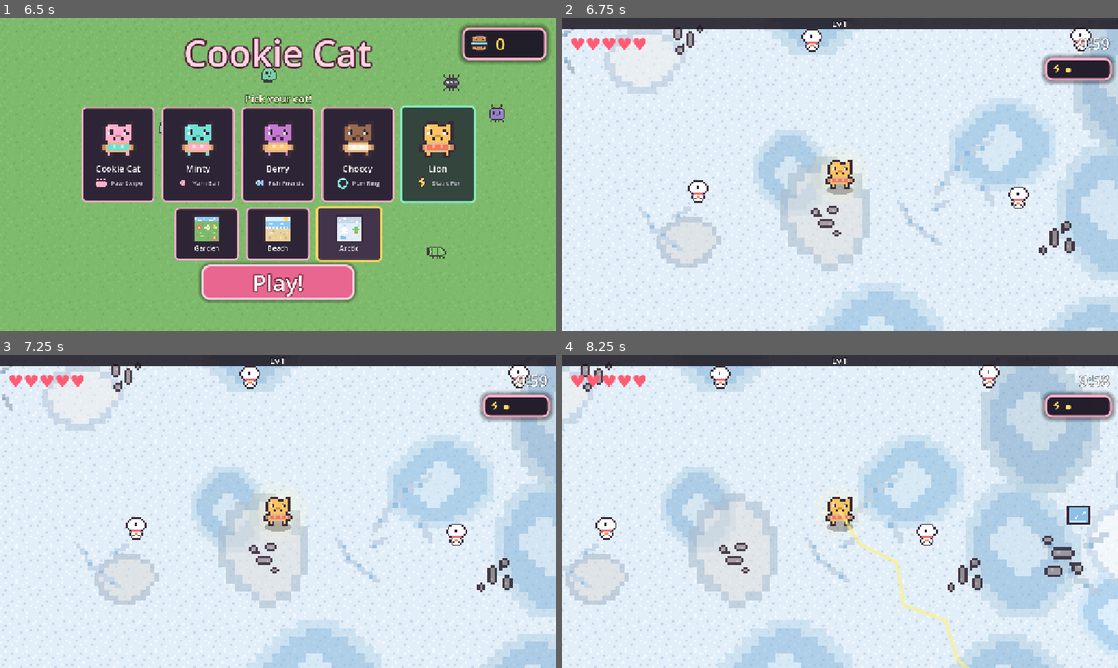
Above: before the commit, frames 1-4 (two rows, left to right).
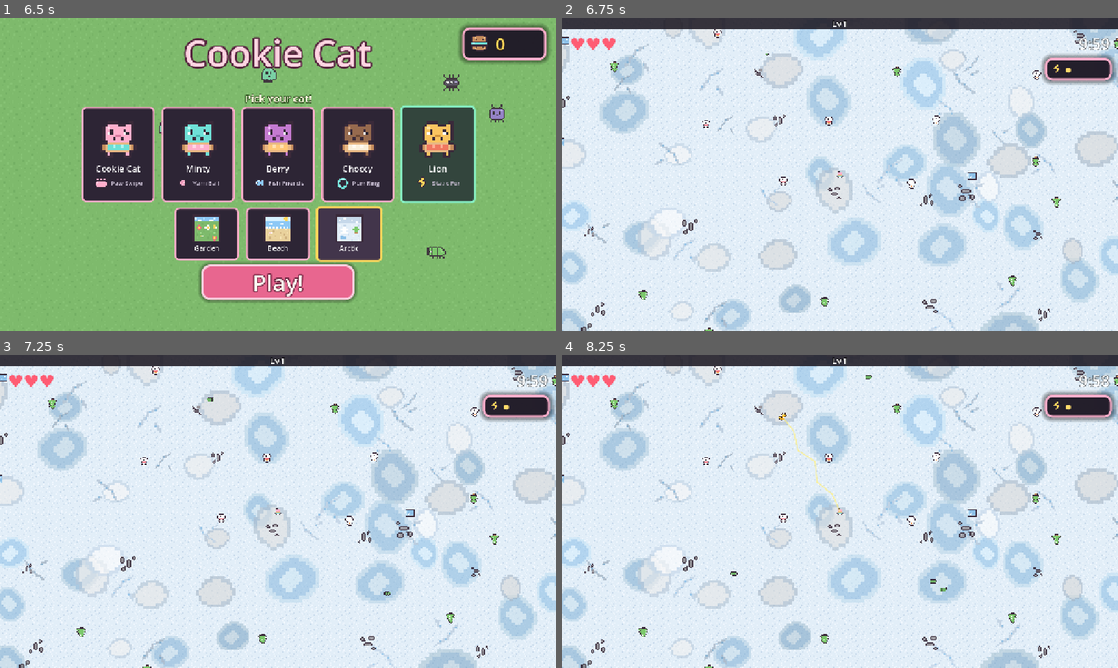
Above: after the commit, the same moments.

Repository: lukew-cogapp/cookie-cat
Game: Godot game, scene res://scenes/start_screen.tscn
The game is run twice, just before and just after one commit, with the same random seed, the same clock (stepped at 60 frames per second) and the same inputs.
Inputs (mouse positions are in pixels of both pictures, inside the frame that each line leads up to):
- Up to frame 1 (6.5 s): click (116, 155) at 0.52 s; click (200, 155) at 1.27 s; click (278, 155) at 2.02 s; click (355, 155) at 2.77 s; click (439, 155) at 3.52 s; click (205, 233) at 4.27 s; click (278, 233) at 5.02 s; click (350, 233) at 5.77 s
- Up to frame 2 (6.75 s): click "Play!" at 6.5 s
- Up to frame 3 (7.25 s): no input
- Up to frame 4 (8.25 s): tap Enter at 7.25 s; move the mouse to (962, 495) at 7.27 s; hold D (move_right) 7.28-8 s; tap Space (confirm) at 7.35 s; click (962, 495) at 7.42 s; drag from (728, 527) to (812, 574) at 8.02 s

Frame 1 is identical in both runs. In frame 2, 30% of the frame differs, in the area x 0-100%, y 2-100%; in frame 3, 30%; in frame 4, 35%.
Error after the commit: Invalid access to property or key 'STARTER_HAT' on a base object of type 'Node (tuning.gd)'. (res://scripts/save_state.gd:35)

Commit message:
Add a death cue, lengthen the music loop and add sound switches
The loop was eight beats at 3.2 seconds an octave too low, which reads as
one bar droning for ten minutes. Sound and music mute separately and the
setting survives closing the window.

Diff:
--- a/scripts/audio.gd
+++ b/scripts/audio.gd
@@ -35,6 +35,11 @@
 ## Until when the common cues are held down, so a fanfare owns its moment.
 var _duck_until := 0.0
 var _rng := RandomNumberGenerator.new()
+
+## Off switches, kept by `Save` between sessions. Sound and music are separate
+## because a child who wants quiet in the room usually still wants the pops.
+var muted := false
+var music_muted := false
 
 ## Names played, newest last, kept only so headless tests can assert that a
 ## cue fired. Sound is the one kind of feedback a screenshot cannot show.
@@ -63,6 +68,9 @@
 	# End of a run. Falling, but a major third, not a dirge: the run ending is
 	# not a punishment.
 	_bank["run_over"] = _chime([784.0, 659.0, 523.0], 0.8)
+	# The last heart going. A soft wobble down rather than a sting: the run
+	# still ends on a tally, so this cannot read as a punishment.
+	_bank["death"] = _chime([659.0, 587.0, 523.0, 440.0, 392.0], 0.9)
 	_bank["win"] = _chime([523.0, 659.0, 784.0, 1047.0, 1319.0, 1568.0], 1.1)
 	# A big one is coming: low but major, an announcement rather than a scare.
 	_bank["boss"] = _chime([130.8, 164.8, 196.0, 261.6], 0.8)
@@ -75,12 +83,17 @@
 	# A bug nibbling a crumb: the smallest sound in the bank.
 	_bank["crumb"] = _tone(240.0, 180.0, 0.05, "sine", 0.14)
 	# C-major bass under a sparse melody. The loop point never clicks: see _music.
+	# Sixteen beats, not eight: the old loop came round every 3.2 seconds and
+	# a child hears that as one bar repeating for ten minutes. The bass is an
+	# octave up as well, since down at C2 it was a drone under everything
+	# rather than a tune.
 	_bank["music"] = _music(
-		[65.41, 65.41, 87.31, 65.41, 73.42, 73.42, 98.0, 87.31],
-		[261.63, 0.0, 329.63, 392.0, 0.0, 329.63, 293.66, 0.0],
-		0.4,
+		[130.81, 164.81, 196.0, 164.81, 146.83, 196.0, 174.61, 146.83,
+		 130.81, 196.0, 164.81, 130.81, 146.83, 174.61, 196.0, 164.81],
+		[523.25, 0.0, 659.25, 587.33, 0.0, 783.99, 659.25, 0.0,
+		 587.33, 659.25, 0.0, 523.25, 587.33, 0.0, 659.25, 783.99],
+		0.36,
 	)
-
 	for _i in VOICES:
 		var p := AudioStreamPlayer.new()
 		add_child(p)
@@ -94,7 +107,7 @@
 
 
 func play(sound: String, pitch := 1.0) -> void:
-	if not _bank.has(sound):
+	if muted or not _bank.has(sound):
 		return
 	var now := Time.get_ticks_msec() / 1000.0
 	var throttled: bool = THROTTLED.has(sound)
@@ -134,7 +147,7 @@
 
 
 func play_music(sound: String) -> void:
-	if not _bank.has(sound):
+	if music_muted or not _bank.has(sound):
 		return
 	if _music_player.playing and _music_player.stream == _bank[sound]:
 		return
@@ -144,6 +157,21 @@
 
 func stop_music() -> void:
 	_music_player.stop()
+
+
+## Applies the saved switches. Called by `Save` once it has loaded, and by the
+## title screen's toggles.
+func set_muted(sound_off: bool, music_off: bool) -> void:
+	muted = sound_off
+	music_muted = music_off
+	# `Save` loads before this node is ready, so the player may not exist yet.
+	# The flags are enough: `play_music` checks them when it is next called.
+	if _music_player == null:
+		return
+	if music_muted:
+		_music_player.stop()
+	elif _music_player.stream != null and not _music_player.playing:
+		_music_player.play()
 
 
 ## One beat per entry; a 0.0 melody entry is a rest. The saw bass keeps
--- a/scripts/player.gd
+++ b/scripts/player.gd
@@ -27,6 +27,9 @@
 ## so a flavour only needs its standing sprite drawn.
 var _walk: Array[Texture2D] = []
 var _step := 0.0
+## The worn hat, a child of the cat sprite: it inherits the scale, the walk
+## bob and the hurt flash for free, and only the flip needs mirroring by hand.
+var _hat: Sprite2D
 
 
 func _ready() -> void:
@@ -45,6 +48,11 @@
 		_sprite.texture,
 		load(art.replace(".png", "_step_b.png")),
 	]
+	var hat_art := Tuning.hat_art(Save.hat)
+	if hat_art != "":
+		_hat = Sprite2D.new()
+		_hat.texture = load(hat_art)
+		_sprite.add_child(_hat)
 	max_hp = Tuning.PLAYER_MAX_HP
 	hp = max_hp
 	health_changed.emit(hp, max_hp)
@@ -68,6 +76,10 @@
 		# falling over, and there is only ever left and right art.
 		if not is_zero_approx(dir.x):
 			_sprite.flip_h = dir.x < 0.0
+			# flip_h is a Sprite2D property, not a transform, so a child hat
+			# does not inherit it.
+			if _hat != null:
+				_hat.flip_h = _sprite.flip_h
 		# A walk bob, so movement reads even against a flat lawn.
 		_sprite.position.y = -absf(sin(Run.clock * Tuning.PLAYER_BOB_RATE)) * Tuning.PLAYER_BOB
 		_step += delta * Tuning.PLAYER_STEP_RATE
@@ -111,6 +123,9 @@
 	Audio.play("hurt")
 	_flash_red()
 	if hp <= 0.0:
+		# Before `finish`, which stops the music and plays the tally cue: the
+		# last heart going needs its own moment first.
+		Audio.play("death")
 		died.emit()
 		Run.finish(false)
 
--- a/scripts/save_state.gd
+++ b/scripts/save_state.gd
@@ -30,9 +30,16 @@
 var unlocked: Array[String] = []
 ## Maps bought, kept apart from the cats so neither list can price the other.
 var maps: Array[String] = []
+## Hats bought, and the one being worn. Cosmetics are all cookies buy.
+var hats: Array[String] = []
+var hat: String = Tuning.STARTER_HAT
 var best_time := 0.0
 var best_kills := 0
 var runs := 0
+## The audio switches. Kept here so quiet survives closing the window: a child
+## who turned the sound off did not mean only for one run.
+var sound_off := false
+var music_off := false
 
 
 func _ready() -> void:
@@ -81,10 +88,14 @@
 func load_now() -> void:
 	unlocked = [Tuning.STARTER_CAT]
 	maps = []
+	hats = []
+	hat = Tuning.STARTER_HAT
 	cookies = 0
 	best_time = 0.0
 	best_kills = 0
 	runs = 0
+	sound_off = false
+	music_off = false
 	var raw := _read_raw()
 	if raw == "":
 		return
@@ -95,6 +106,9 @@
 	if int(d.get("version", 0)) != VERSION:
 		return
 	cookies = int(d.get("cookies", 0))
+	sound_off = bool(d.get("sound_off", false))
+	music_off = bool(d.get("music_off", false))
+	Audio.set_muted(sound_off, music_off)
 	best_time = float(d.get("best_time", 0.0))
 	best_kills = int(d.get("best_kills", 0))
 	runs = int(d.get("runs", 0))
@@ -110,6 +124,14 @@
 		var name := String(id)
 		if Tuning.MAPS.has(name) and name not in maps:
 			maps.append(name)
+	# And for hats. The worn hat must also still be owned: an edited save
+	# naming an unbought crown falls back to bare-headed.
+	for id: Variant in d.get("hats", []):
+		var name := String(id)
+		if Tuning.HATS.has(name) and name not in hats:
+			hats.append(name)
+	var worn := String(d.get("hat", Tuning.STARTER_HAT))
+	hat = worn if is_hat_unlocked(worn) else Tuning.STARTER_HAT
 	changed.emit()
 
 
@@ -121,12 +143,25 @@
 				"cookies": cookies,
 				"unlocked": unlocked,
 				"maps": maps,
+				"hats": hats,
+				"hat": hat,
 				"best_time": best_time,
 				"best_kills": best_kills,
 				"runs": runs,
+				"sound_off": sound_off,
+				"music_off": music_off,
 			}
 		)
 	)
+
+
+## Flips one of the audio switches and remembers it.
+func set_audio(sound_is_off: bool, music_is_off: bool) -> void:
+	sound_off = sound_is_off
+	music_off = music_is_off
+	Audio.set_muted(sound_off, music_off)
+	save_now()
+	changed.emit()
 
 
 func add_cookies(amount: int) -> void:
@@ -175,6 +210,41 @@
 		return false
 	cookies -= int(Tuning.MAPS[id]["cost"])
 	maps.append(id)
+	save_now()
+	changed.emit()
+	return true
+
+
+# --- Hats: the same shop, over Tuning.HATS ---
+func can_afford_hat(id: String) -> bool:
+	return Tuning.HATS.has(id) and cookies >= int(Tuning.HATS[id]["cost"])
+
+
+## "none" costs nothing, so bare-headed is always available.
+func is_hat_unlocked(id: String) -> bool:
+	if Tuning.HATS.has(id) and int(Tuning.HATS[id]["cost"]) == 0:
+		return true
+	return id in hats
+
+
+## Buying a hat also puts it on: a child who paid wants to see it at once.
+func unlock_hat(id: String) -> bool:
+	if is_hat_unlocked(id) or not can_afford_hat(id):
+		return false
+	cookies -= int(Tuning.HATS[id]["cost"])
+	hats.append(id)
+	hat = id
+	save_now()
+	changed.emit()
+	return true
+
+
+## Wears an owned hat. Refused for anything unowned, so the shop cannot equip
+## what was not paid for.
+func equip_hat(id: String) -> bool:
+	if not is_hat_unlocked(id):
+		return false
+	hat = id
 	save_now()
 	changed.emit()
 	return true
--- /dev/null
+++ b/test/audio_test.gd
@@ -0,0 +1,65 @@
+extends GutTest
+## The sound switches, and that they survive being closed.
+
+var _kept := [false, false]
+
+
+func before_all() -> void:
+	_kept = [Save.sound_off, Save.music_off]
+
+
+func after_all() -> void:
+	Save.set_audio(_kept[0], _kept[1])
+
+
+func before_each() -> void:
+	Save.set_audio(false, false)
+	Audio.played.clear()
+
+
+func test_muting_stops_cues() -> void:
+	Audio.set_muted(true, false)
+	Audio.play("pop")
+	assert_eq(Audio.played.size(), 0, "nothing played")
+
+
+func test_unmuting_lets_them_through() -> void:
+	Audio.set_muted(false, false)
+	Audio.play("pop")
+	assert_gt(Audio.played.size(), 0, "the pop played")
+
+
+## Separate switches: a child who wants quiet in the room usually still wants
+## the pops, and turning the music off must not take the game's feedback too.
+func test_the_switches_are_independent() -> void:
+	Audio.set_muted(false, true)
+	# `heal` rather than `pop`: the common cues are throttled, so a pop from
+	# the previous test can still be inside its window and this would measure
+	# the throttle rather than the switch.
+	Audio.play("heal")
+	assert_gt(Audio.played.size(), 0, "sound still plays with music off")
+
+
+## Quiet has to survive closing the window: a child who turned the sound off
+## did not mean only for one run.
+func test_the_switches_survive_a_reload() -> void:
+	Save.set_audio(true, true)
+	Save.load_now()
+	assert_true(Save.sound_off, "sound stayed off")
+	assert_true(Save.music_off, "music stayed off")
+	assert_true(Audio.muted, "and Audio was told")
+
+
+## The last heart going needs its own cue, before the tally.
+func test_death_has_a_sound() -> void:
+	Audio.set_muted(false, false)
+	Audio.play("death")
+	assert_true("death" in Audio.played, "the death cue exists and played")
+
+
+## The loop was eight beats at 3.2 seconds, which a child hears as one bar
+## repeating for ten minutes.
+func test_the_music_loop_is_long_enough() -> void:
+	var music: AudioStreamWAV = Audio._bank["music"]
+	var seconds := float(music.data.size() / 2) / float(Audio.RATE)
+	assert_gt(seconds, 4.5, "the loop runs %.1fs before repeating" % seconds)
